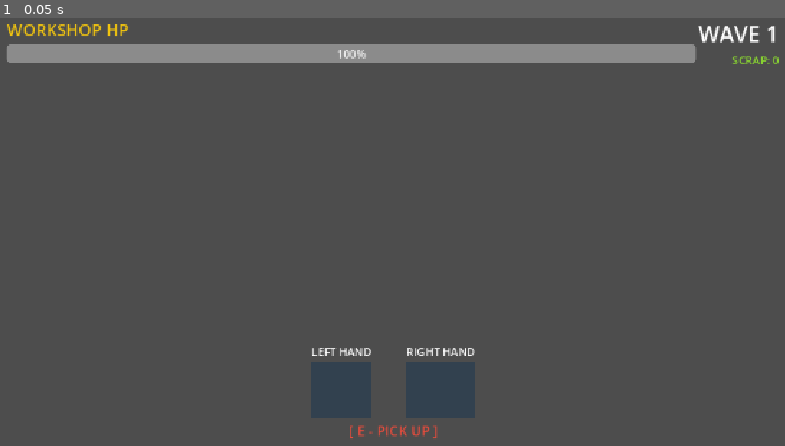
Above: before the commit, frame 1.
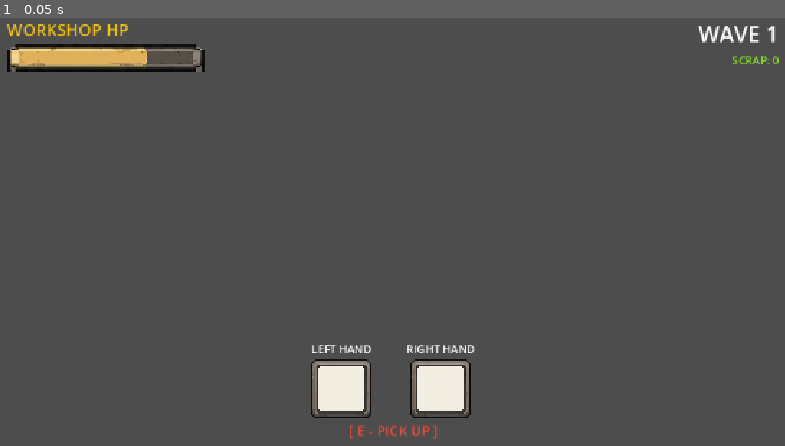
Above: after the commit, the same moment.

Repository: 12somyasahu/defence-jugaad
Game: Godot game, scene res://ui/hud/hud.tscn
The game is run twice, just before and just after one commit, with the same random seed, the same clock (stepped at 60 frames per second) and the same inputs. This scene is started directly instead of the project's main scene.
Inputs:
- Up to frame 1 (0.05 s): no input

The runs differ from the first frame. In frame 1, 6.7% of the frame differs, in the area x 0-89%, y 6-94%.

Commit message:
feat(ui): integrate generated assets and HUD presentation

Diff:
--- /dev/null
+++ b/ui/hud/hud.gd
@@ -0,0 +1,68 @@
+class_name HUD
+extends CanvasLayer
+
+const SLOT_EMPTY = preload("res://assets/ui/hud_slot_empty.png")
+const SLOT_ACTIVE = preload("res://assets/ui/hud_slot_active.png")
+
+@onready var health_bar: TextureProgressBar = $MarginContainer/TopPanel/WorkshopHealth/ProgressBar
+@onready var workshop_hp_label: Label = $MarginContainer/TopPanel/WorkshopHealth/Label
+@onready var wave_label: Label = $MarginContainer/TopPanel/WaveInfo/WaveLabel
+@onready var scrap_label: Label = $MarginContainer/TopPanel/WaveInfo/ScrapLabel
+
+@onready var left_slot: TextureRect = $MarginContainer/BottomPanel/Hands/LeftHand/SlotBackground
+@onready var left_icon: TextureRect = $MarginContainer/BottomPanel/Hands/LeftHand/SlotBackground/ItemIcon
+@onready var right_slot: TextureRect = $MarginContainer/BottomPanel/Hands/RightHand/SlotBackground
+@onready var right_icon: TextureRect = $MarginContainer/BottomPanel/Hands/RightHand/SlotBackground/ItemIcon
+@onready var prompt_label: Label = $MarginContainer/BottomPanel/PromptLabel
+
+func _ready() -> void:
+	# Ensure default presentation state is initialized
+	if health_bar:
+		update_workshop_hp(health_bar.value, health_bar.max_value)
+	update_hand_slot(left_slot, left_icon, null)
+	update_hand_slot(right_slot, right_icon, null)
+
+## Presentation update for Workshop Health bar
+func update_workshop_hp(current_hp: float, max_hp: float = 100.0) -> void:
+	if health_bar:
+		health_bar.max_value = max_hp
+		health_bar.value = current_hp
+
+## Presentation update for Left Hand slot
+func set_left_hand_item(item_texture: Texture2D = null) -> void:
+	update_hand_slot(left_slot, left_icon, item_texture)
+
+## Presentation update for Right Hand slot
+func set_right_hand_item(item_texture: Texture2D = null) -> void:
+	update_hand_slot(right_slot, right_icon, item_texture)
+
+## Helper to switch slot texture between empty and active
+func update_hand_slot(slot_rect: TextureRect, icon_rect: TextureRect, item_texture: Texture2D) -> void:
+	if not slot_rect:
+		return
+	if item_texture != null:
+		slot_rect.texture = SLOT_ACTIVE
+		if icon_rect:
+			icon_rect.texture = item_texture
+			icon_rect.visible = true
+	else:
+		slot_rect.texture = SLOT_EMPTY
+		if icon_rect:
+			icon_rect.texture = null
+			icon_rect.visible = false
+
+## Presentation update for Wave display
+func set_wave(wave_number: int) -> void:
+	if wave_label:
+		wave_label.text = "WAVE %d" % wave_number
+
+## Presentation update for Scrap display
+func set_scrap(scrap_amount: int) -> void:
+	if scrap_label:
+		scrap_label.text = "SCRAP: %d" % scrap_amount
+
+## Presentation update for Contextual Prompt
+func set_prompt(prompt_text: String) -> void:
+	if prompt_label:
+		prompt_label.text = prompt_text
+		prompt_label.visible = not prompt_text.is_empty()
--- a/ui/hud/hud.tscn
+++ b/ui/hud/hud.tscn
@@ -1,6 +1,14 @@
-[gd_scene format=3 uid="uid://cx6q8rtye2j8h"]
+[gd_scene load_steps=6 format=3 uid="uid://cx6q8rtye2j8h"]
+
+[ext_resource type="Script" path="res://ui/hud/hud.gd" id="1_hud_script"]
+[ext_resource type="Texture2D" uid="uid://qscejqcqel53" path="res://assets/ui/workshop_bar_empty.png" id="2_bar_empty"]
+[ext_resource type="Texture2D" uid="uid://cjq6158hm2y51" path="res://assets/ui/workshop_bar_damaged.png" id="3_bar_damaged"]
+[ext_resource type="Texture2D" uid="uid://cf7ldfn67j82k" path="res://assets/ui/hud_slot_empty.png" id="4_slot_empty"]
+[ext_resource type="Texture2D" uid="uid://ckdxbud0avicu" path="res://assets/ui/hud_slot_active.png" id="5_slot_active"]
 
 [node name="HUD" type="CanvasLayer"]
+texture_filter = 1
+script = ExtResource("1_hud_script")
 
 [node name="MarginContainer" type="MarginContainer" parent="."]
 anchors_preset = 15
@@ -27,10 +35,18 @@
 theme_override_font_sizes/font_size = 24
 text = "WORKSHOP HP"
 
-[node name="ProgressBar" type="ProgressBar" parent="MarginContainer/TopPanel/WorkshopHealth"]
-custom_minimum_size = Vector2(200, 20)
+[node name="ProgressBar" type="TextureProgressBar" parent="MarginContainer/TopPanel/WorkshopHealth"]
+custom_minimum_size = Vector2(285, 40)
 layout_mode = 2
+size_flags_horizontal = 0
 value = 100.0
+nine_patch_stretch = true
+stretch_margin_left = 16
+stretch_margin_top = 8
+stretch_margin_right = 16
+stretch_margin_bottom = 8
+texture_under = ExtResource("2_bar_empty")
+texture_progress = ExtResource("3_bar_damaged")
 
 [node name="WaveInfo" type="VBoxContainer" parent="MarginContainer/TopPanel"]
 layout_mode = 2
@@ -65,10 +81,27 @@
 text = "LEFT HAND"
 horizontal_alignment = 1
 
-[node name="ColorRect" type="ColorRect" parent="MarginContainer/BottomPanel/Hands/LeftHand"]
-custom_minimum_size = Vector2(80, 80)
+[node name="SlotBackground" type="TextureRect" parent="MarginContainer/BottomPanel/Hands/LeftHand"]
+custom_minimum_size = Vector2(84, 84)
 layout_mode = 2
-color = Color(0.172549, 0.243137, 0.313726, 0.8)
+texture = ExtResource("4_slot_empty")
+expand_mode = 1
+stretch_mode = 5
+
+[node name="ItemIcon" type="TextureRect" parent="MarginContainer/BottomPanel/Hands/LeftHand/SlotBackground"]
+visible = false
+layout_mode = 1
+anchors_preset = 15
+anchor_right = 1.0
+anchor_bottom = 1.0
+offset_left = 12.0
+offset_top = 12.0
+offset_right = -12.0
+offset_bottom = -12.0
+grow_horizontal = 2
+grow_vertical = 2
+expand_mode = 1
+stretch_mode = 5
 
 [node name="RightHand" type="VBoxContainer" parent="MarginContainer/BottomPanel/Hands"]
 layout_mode = 2
@@ -78,10 +111,27 @@
 text = "RIGHT HAND"
 horizontal_alignment = 1
 
-[node name="ColorRect" type="ColorRect" parent="MarginContainer/BottomPanel/Hands/RightHand"]
-custom_minimum_size = Vector2(80, 80)
+[node name="SlotBackground" type="TextureRect" parent="MarginContainer/BottomPanel/Hands/RightHand"]
+custom_minimum_size = Vector2(84, 84)
 layout_mode = 2
-color = Color(0.172549, 0.243137, 0.313726, 0.8)
+texture = ExtResource("4_slot_empty")
+expand_mode = 1
+stretch_mode = 5
+
+[node name="ItemIcon" type="TextureRect" parent="MarginContainer/BottomPanel/Hands/RightHand/SlotBackground"]
+visible = false
+layout_mode = 1
+anchors_preset = 15
+anchor_right = 1.0
+anchor_bottom = 1.0
+offset_left = 12.0
+offset_top = 12.0
+offset_right = -12.0
+offset_bottom = -12.0
+grow_horizontal = 2
+grow_vertical = 2
+expand_mode = 1
+stretch_mode = 5
 
 [node name="PromptLabel" type="Label" parent="MarginContainer/BottomPanel"]
 layout_mode = 2
Binary file added: assets/components/battery.png
Not shown, added: assets/components/battery.png.import
Not shown, added: assets/components/battery.svg.import
Binary file added: assets/components/cycle_wheel.png
Not shown, added: assets/components/cycle_wheel.png.import
Not shown, added: assets/components/cycle_wheel.svg.import
Binary file added: assets/components/pressure_cooker.png
Not shown, added: assets/components/pressure_cooker.png.import
Not shown, added: assets/components/pressure_cooker.svg.import
Binary file added: assets/components/rubber_band.png
Not shown, added: assets/components/rubber_band.png.import
Not shown, added: assets/components/rubber_band.svg.import
(and 30 more such lines)
